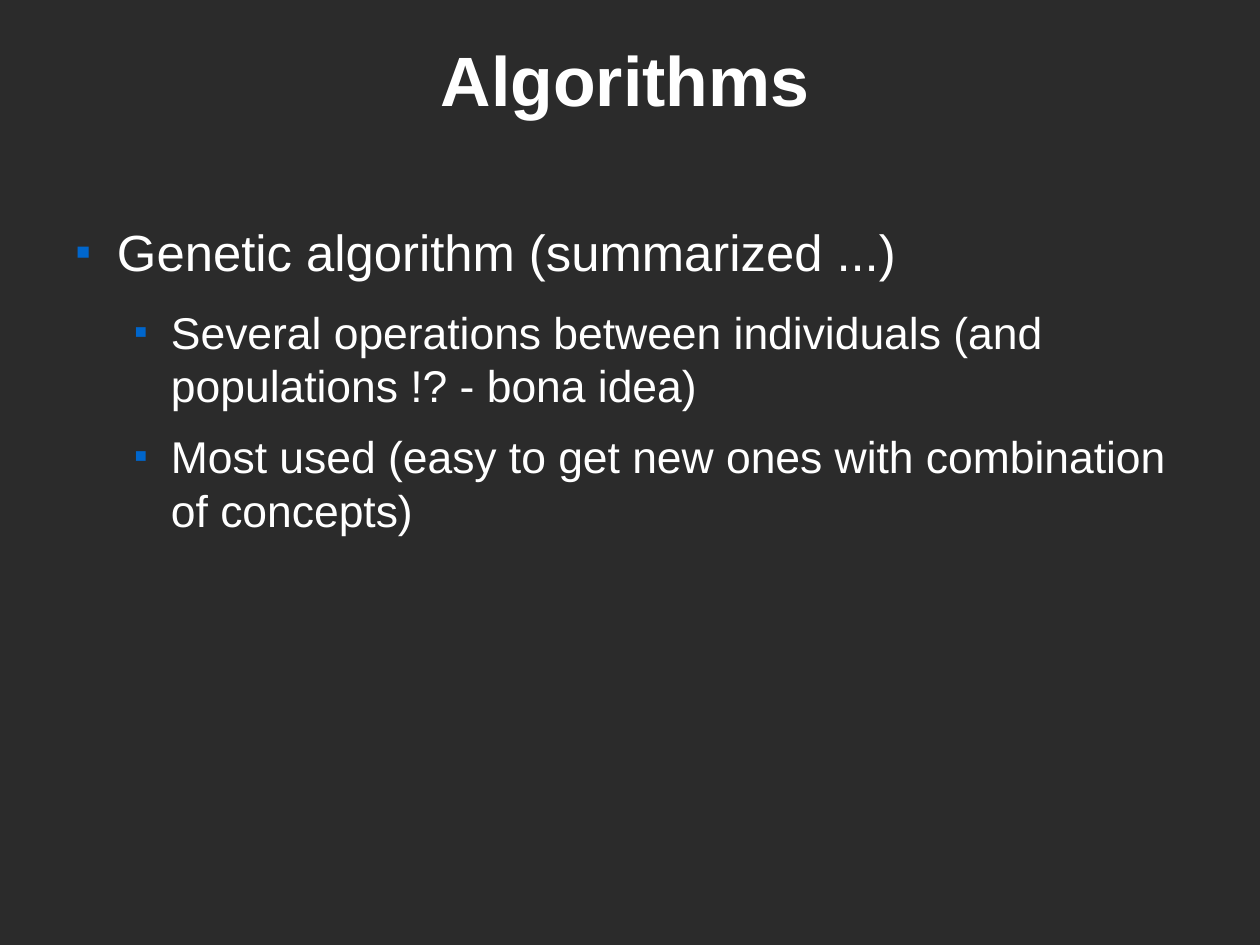
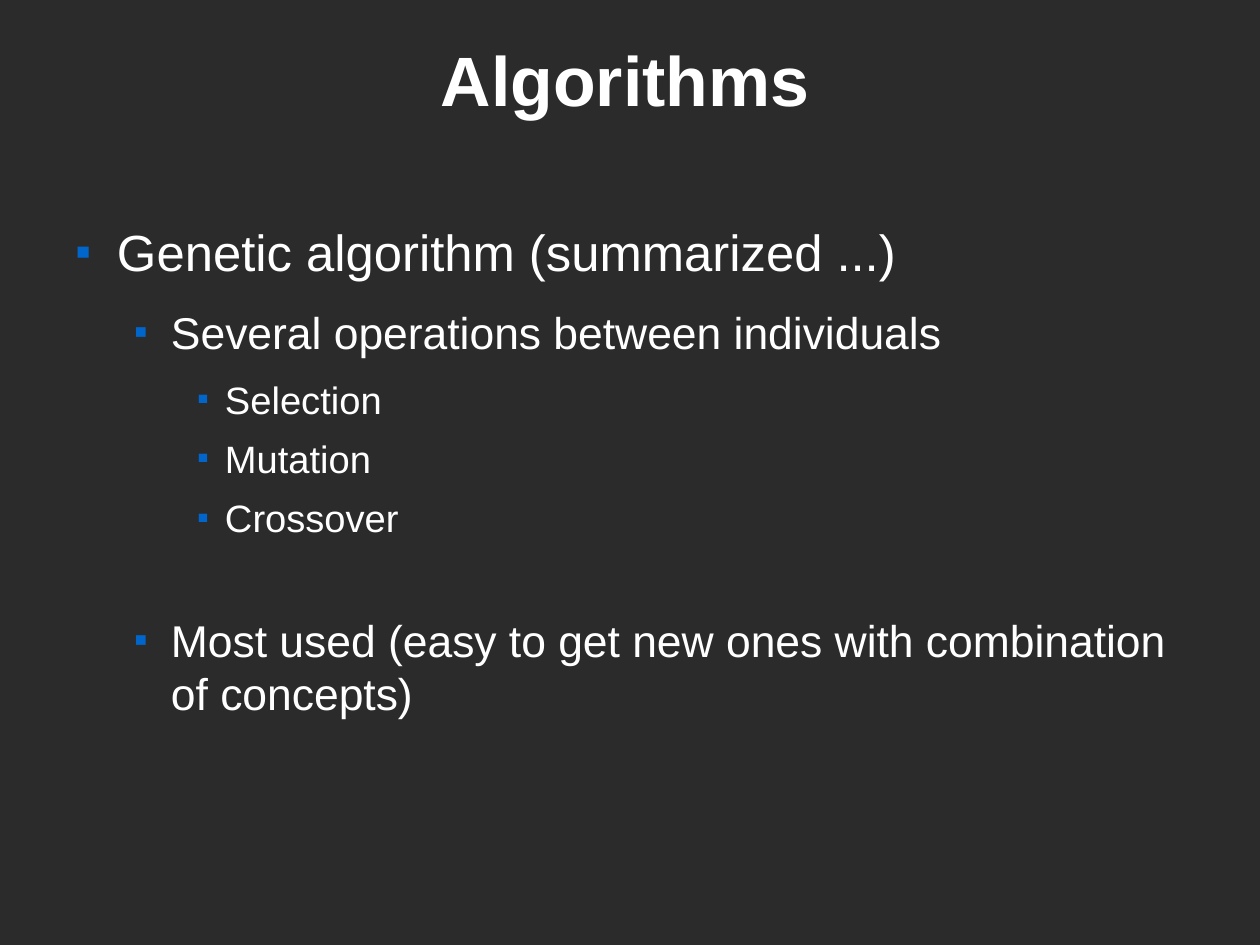
Before and after one commit to mandorman/macroevolve, a slide deck: slide 4 of docs/armand_landscape_minimitzation.odp. Drawn at 1260x945 pixels with LibreOffice and Linux fonts; fonts in the diff are those of the drawing; background and template pictures are left out; a plain dark background stands for a picture behind light text. Boxes give left, top, right and bottom in pixels: in the first picture for what was removed or moved away, otherwise in the second. Text is boxed around its words. In the diff, an @@ line names an element or a change of style, - is before the commit and + after.

Commit message:
Start to implement genetic algorithm (naive ones). Added mixed alg.

```diff
--- a/docs/armand_landscape_minimitzation.odp
+++ b/docs/armand_landscape_minimitzation.odp
@@ text at (171,316,941,533): text changed @@
-  ■ Several operations between individuals (and populations !? - bona idea)
+  ■ Several operations between individuals
+    ■ Selection
+    ■ Mutation
+    ■ Crossover
```
Also in this commit, not shown: 3 other slides changed, 4 other files.
